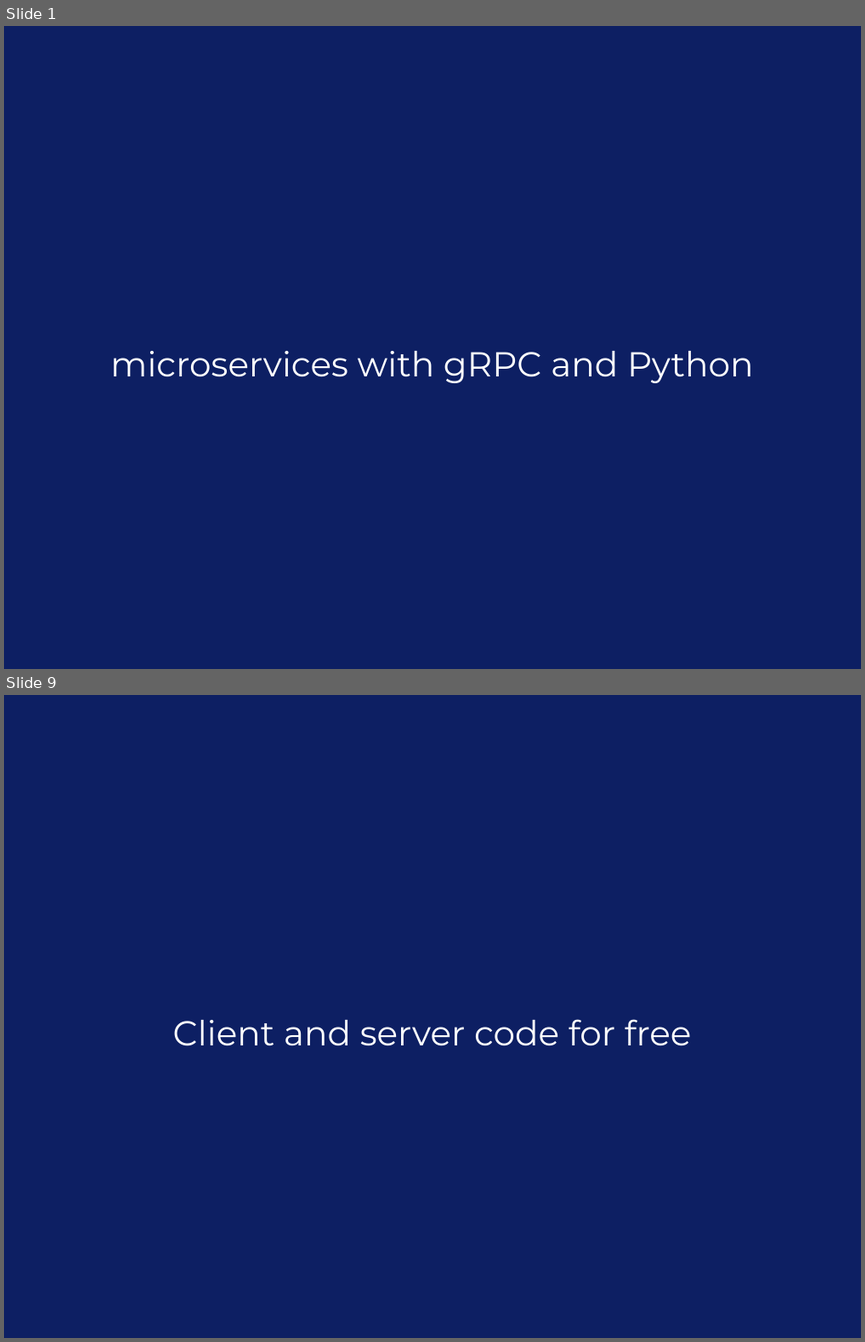
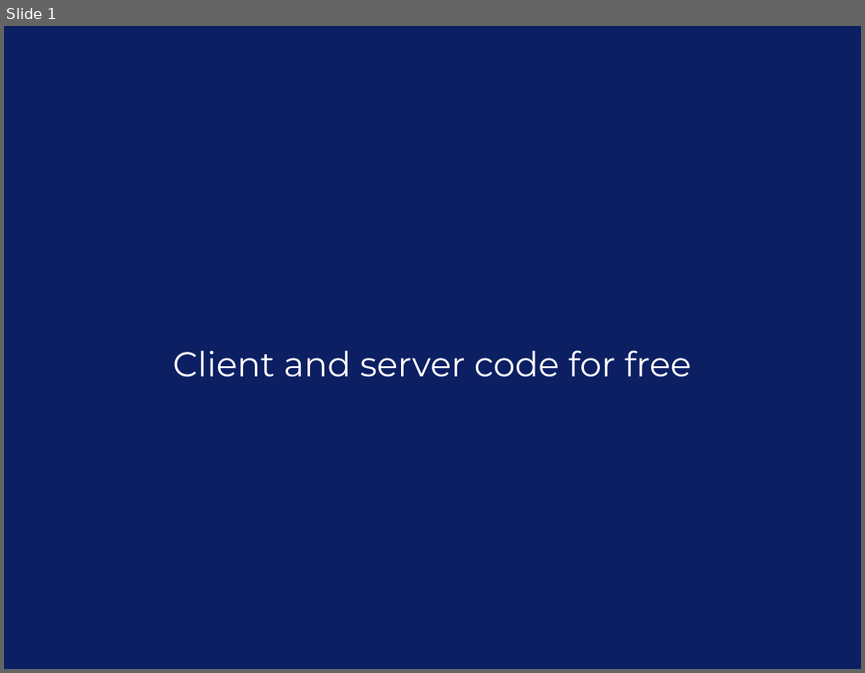
Before and after one commit to patrickboland4/grpc_talk, a slide deck: grpc_slides.odp. Shown one above the other, each under a label of ours: slides 1 and 9 before the commit, slide 1 after it; the slides between them are not shown. The pictures are 865x1342 and 865x673 pixels, drawn with LibreOffice and Linux fonts; fonts in the diff are those of the drawing. Boxes give left, top, right and bottom in pixels: in the first picture for what was removed or moved away, otherwise in the second. Text is boxed around its words. In the diff, an @@ line names an element or a change of style, - is before the commit and + after.

```diff
--- a/grpc_slides.odp
+++ b/grpc_slides.odp
@@ slide 1 removed at box(4, 26, 861, 669), background #0D1F63 @@
@@ subtitle removed at box(110, 351, 754, 383) @@
-microservices with gRPC and Python
@@ what was slide 9 is now slide 1 @@
```
Also in this commit, not shown: 7 other slides removed, 4 other files.
